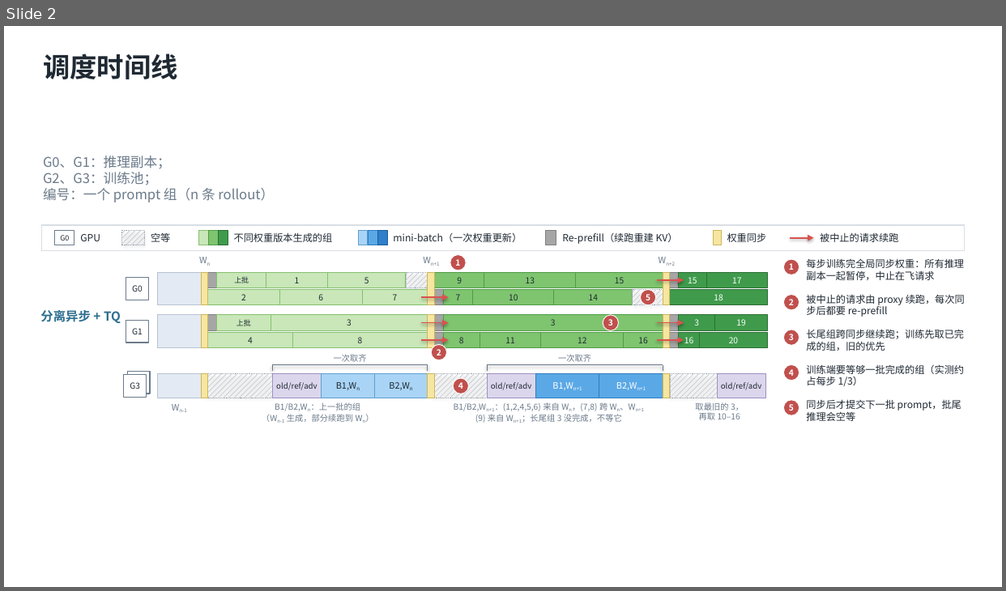
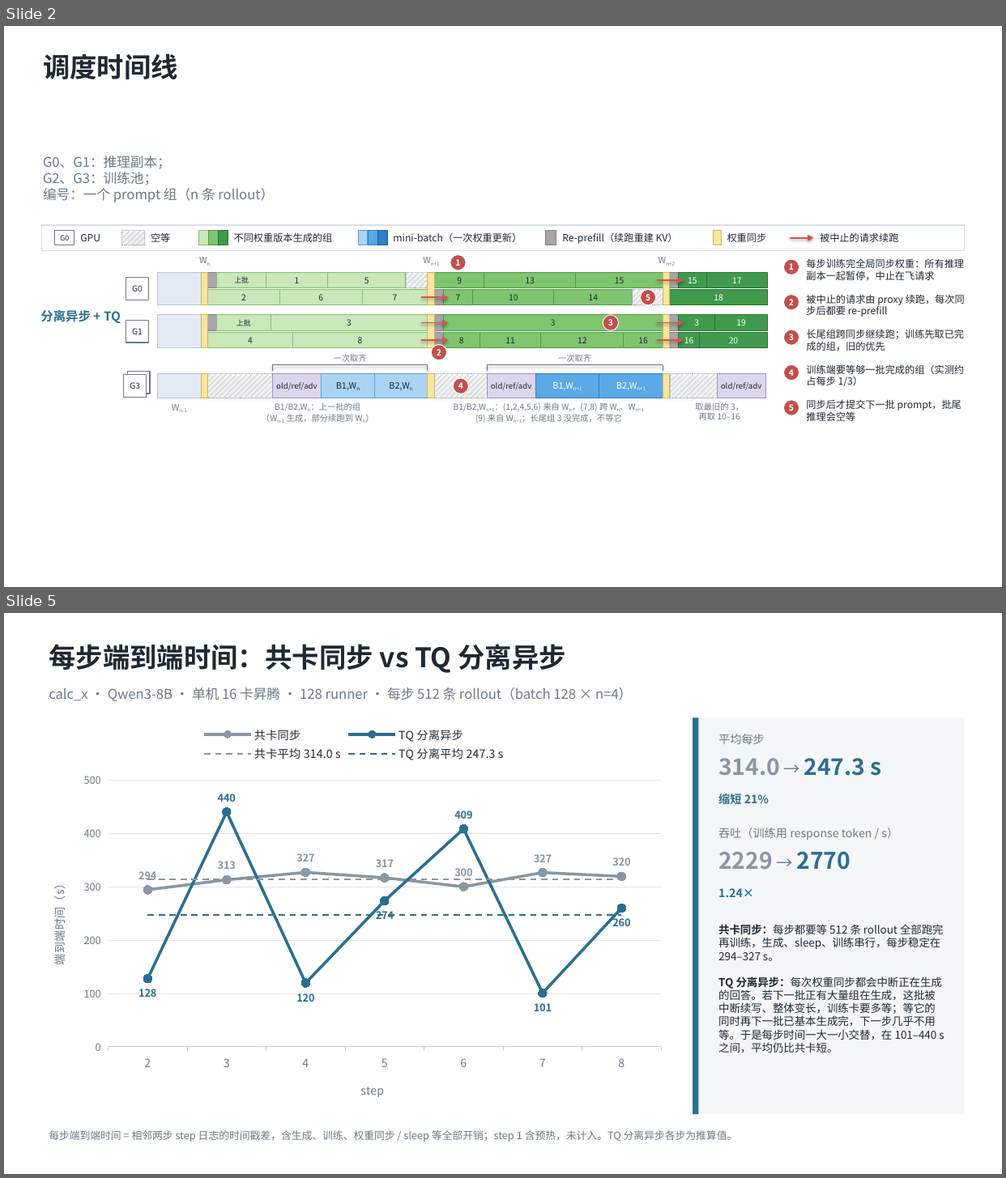
Before and after one commit to LuisXinYe/Transfer-Repo, a slide deck: agent_lightning_separate_async_tq.pptx. Shown one above the other, each under a label of ours: slide 2 before the commit, slides 2 and 5 after it; the slides between them are not shown. The pictures are 1006x591 and 1006x1178 pixels, drawn with LibreOffice and Linux fonts; fonts in the diff are those of the drawing. Boxes give left, top, right and bottom in pixels: in the first picture for what was removed or moved away, otherwise in the second. Text is boxed around its words. In the diff, an @@ line names an element or a change of style, - is before the commit and + after.

```diff
--- a/agent_lightning_separate_async_tq.pptx
+++ b/agent_lightning_separate_async_tq.pptx
@@ slide 5 added at bbox=[4, 613, 1002, 1174], background #FFFFFF @@
@@ text added at bbox=[49, 644, 565, 673], 26 pt, text #1F2933, bold @@
+每步端到端时间：共卡同步 vs TQ 分离异步
@@ text added at bbox=[49, 688, 632, 701], 13 pt, text #6B7A8A @@
+calc_x · Qwen3-8B · 单机 16 卡昇腾 · 128 runner · 每步 512 条 rollout（batch 128 × n=4）
@@ line chart added at bbox=[34, 717, 674, 1114] @@
+categories: 2, 3, 4, 5, 6, 7, 8
+共卡同步: 294, 313, 327, 317, 300, 327, 320
+TQ 分离异步: 128, 440, 120, 274, 409, 101, 260
+共卡平均 314.0 s: 310, 310, 310, 310, 310, 310, 310
+TQ 分离平均 247.3 s: 250, 250, 250, 250, 250, 250, 250
@@ rectangle added at bbox=[692, 717, 965, 1114], fill #F4F6F8 @@
@@ rectangle added at bbox=[692, 717, 699, 1114], fill #2C6E8F @@
@@ text added at bbox=[718, 734, 765, 744], 11 pt, text #6B7A8A @@
+平均每步
@@ text added at bbox=[718, 758, 882, 776], 22 pt, text #2C6E8F, bold @@
+314.0 → 247.3 s
@@ text added at bbox=[718, 792, 769, 807], 11 pt, text #2C6E8F, bold @@
+缩短 21%
@@ text added at bbox=[718, 828, 898, 840], 11 pt, text #6B7A8A @@
+吞吐（训练用 response token / s）
@@ text added at bbox=[718, 851, 850, 870], 22 pt, text #8A96A3, bold @@
+2229 → 2770
@@ text added at bbox=[718, 888, 754, 897], 11 pt, text #2C6E8F, bold @@
+1.24×
@@ text added at bbox=[718, 924, 944, 1053], 10.5 pt, text #1F2933 @@
+共卡同步：每步都要等 512 条 rollout 全部跑完再训练，生成、sleep、训练串行，每步稳定在 294–327 s。
+TQ 分离异步：每次权重同步都会中断正在生成的回答。若下一批正有大量组在生成，这批被中断续写、整体变长，训练卡要多等；等它的同时再下一批已基本生成完，下一步几乎不用等。于是每步时间一大一小交替，在 101–440 s 之间，平均仍比共卡短。
@@ text added at bbox=[49, 1131, 738, 1142], 10 pt, text #6B7A8A @@
+每步端到端时间 = 相邻两步 step 日志的时间戳差，含生成、训练、权重同步 / sleep 等全部开销；step 1 含预热，未计入。TQ 分离异步各步为推算值。
```
Also in this commit, not shown: 1 slide changed, 1 other slide added.
